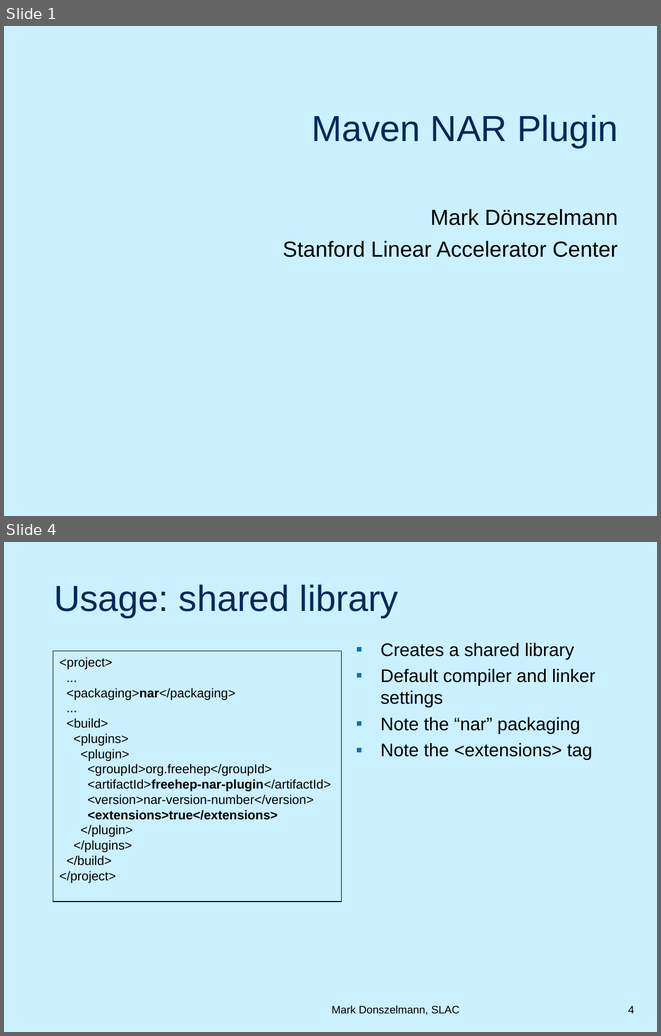
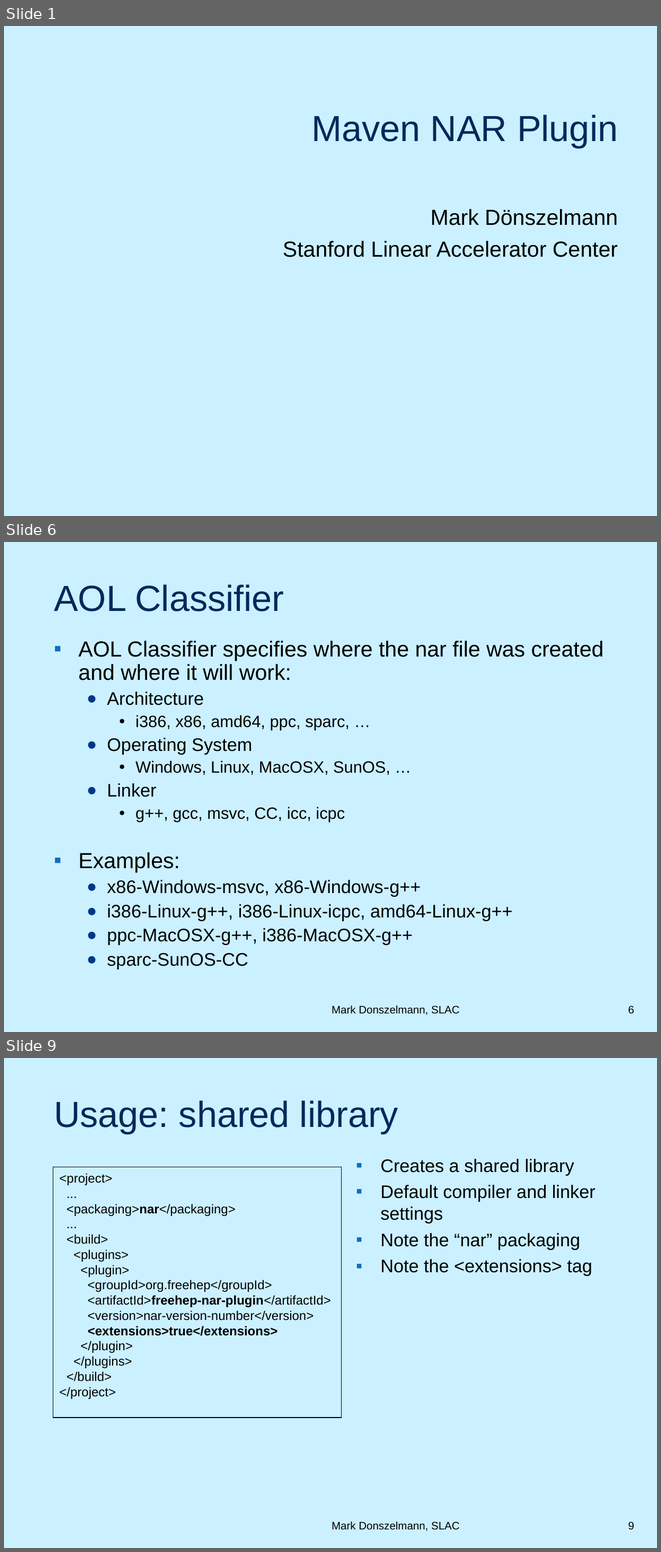
Before and after one commit to duns/freehep-nar-plugin, a slide deck: src/site/NARPlugin.ppt. Shown one above the other, each under a label of ours: slides 1 and 4 before the commit, slides 1, 6 and 9 after it; the slides between them are not shown. The pictures are 661x1036 and 661x1552 pixels, drawn with LibreOffice and Linux fonts; fonts in the diff are those of the drawing; background and template pictures are left out. Boxes give left, top, right and bottom in pixels: in the first picture for what was removed or moved away, otherwise in the second. Text is boxed around its words. In the diff, an @@ line names an element or a change of style, - is before the commit and + after.

```diff
--- a/src/site/NARPlugin.ppt
+++ b/src/site/NARPlugin.ppt
@@ slide 6 added at (x1=4, y1=542, x2=657, y2=1032), background picture (left out) @@
@@ title added at (x1=54, y1=584, x2=284, y2=611), 40 pt, text #00295B @@
+AOL Classifier
@@ text added at (x1=78, y1=641, x2=604, y2=969), 20 pt, text #000000 @@
+▪ AOL Classifier specifies where the nar file was created and where it will work:
+  ● Architecture
+    • i386, x86, amd64, ppc, sparc, …
+  ● Operating System
+    • Windows, Linux, MacOSX, SunOS, …
+  ● Linker
+    • g++, gcc, msvc, CC, icc, icpc
+▪ Examples:
+  ● x86-Windows-msvc, x86-Windows-g++
+  ● i386-Linux-g++, i386-Linux-icpc, amd64-Linux-g++
+  ● ppc-MacOSX-g++, i386-MacOSX-g++
+  ● sparc-SunOS-CC
@@ text added at (x1=332, y1=1005, x2=460, y2=1015), 12 pt, text #000000 @@
+Mark Donszelmann, SLAC
@@ page number added at (x1=628, y1=1005, x2=634, y2=1014), 12 pt, text #000000 @@
+6
@@ what was slide 4 is now slide 9 @@
@@ page number at (x1=628, y1=1521, x2=634, y2=1530): text changed @@
-4
+9
```
Also in this commit, not shown: 11 slides changed, 9 other slides added, 1 other file.
